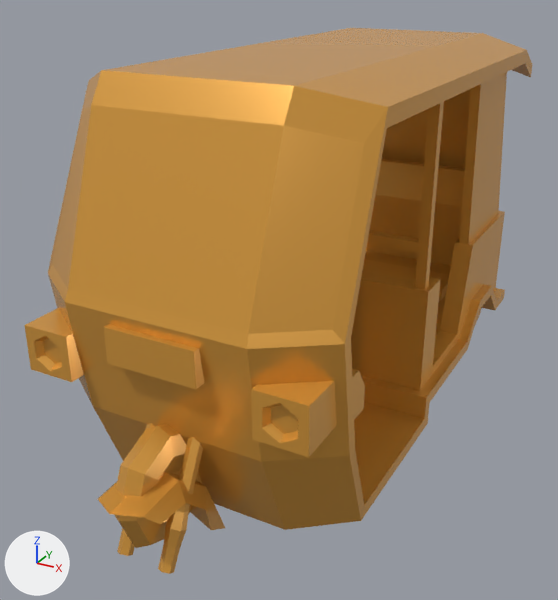
The glTF model models/ultimate-pack/low-poly-10/t/vehicles-rickshaw.glb, before and after one commit.
One viewpoint serves both versions: a camera (50 mm lens) standing at (1.61, -3.37, 2.14) and looking at (-0.08, -0.3, 0.61). The axes (+X, +Y, +Z) are drawn at lower left. The lights are the same throughout. The first picture is the older version. Where no turn or scale is listed for an object, it has been applied to the vertices.

The older version as bpy lines, for what is in view:
```python
mat_lowpoly_colors = principled_material('LOWPOLY-COLORS')
mat_lowpoly_colors.base_color = (0.8, 0.388, 0.0631)  # orange #e7a747
mat_lowpoly_colors.metallic = 0.4
mat_lowpoly_colors.roughness = 0.272
me_rickshaw_base = bpy.data.meshes.new('rickshaw-base')
me_rickshaw_base.from_pydata(...)  # 526 vertices, 893 faces; spans x -0.67..0.67, y -1.72..1.47, z -0.05..1.77
me_rickshaw_base.materials.append(mat_lowpoly_colors)  # orange #e7a747
me_rickshaw_wheel_f = bpy.data.meshes.new('rickshaw-wheel_F')
me_rickshaw_wheel_f.from_pydata(...)  # 58 vertices, 112 faces; spans x -0.078..0.078, y -0.262..0.262, z -0.262..0.262
me_rickshaw_wheel_f.materials.append(mat_lowpoly_colors)  # orange #e7a747
ob_rickshaw_base = bpy.data.objects.new('rickshaw-base', me_rickshaw_base)
ob_rickshaw_base.location = (0.017, 0.0, 0.0)
ob_rickshaw_wheel_f = bpy.data.objects.new('rickshaw-wheel_F', me_rickshaw_wheel_f)
ob_rickshaw_wheel_f.location = (0.0, -1.4, 0.263)
```
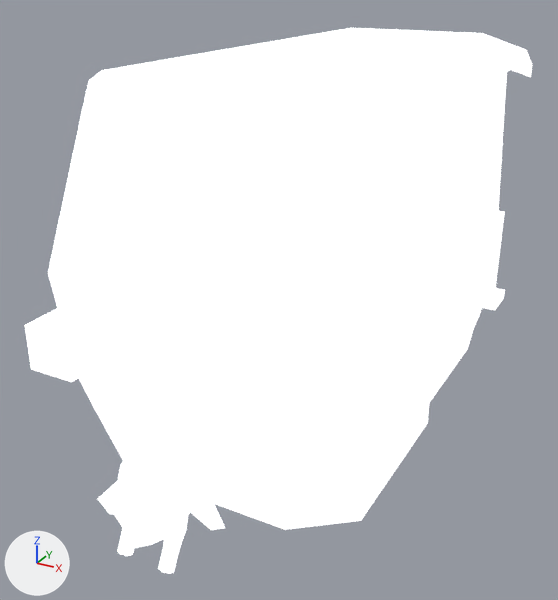
Where the change shows, as pixel boxes (x1, y1, x2, y2) in the pictures (558 x 600 px):
'rickshaw-base', recoloured, surface changed (orange to white): (24, 28, 532, 574) in both
'rickshaw-wheel_F', recoloured, surface changed (orange to white): (115, 424, 202, 548) in both
'rickshaw-wheel_B', recoloured, surface changed: (474, 308, 482, 327) in both

The change, as a diff of the scene's bpy script:
```diff
--- a/models/ultimate-pack/low-poly-10/t/vehicles-rickshaw.glb.py
+++ b/models/ultimate-pack/low-poly-10/t/vehicles-rickshaw.glb.py
@@ mat_lowpoly_colors @@
 mat_lowpoly_colors = principled_material('LOWPOLY-COLORS')
-mat_lowpoly_colors.base_color = (0.8, 0.388, 0.0631)  # orange #e7a747
-mat_lowpoly_colors.metallic = 0.4
-mat_lowpoly_colors.roughness = 0.272
+mat_lowpoly_colors.base_color = (1.0, 1.0, 1.0)  # white #ffffff
+mat_lowpoly_colors.roughness = 0.986
+mat_lowpoly_colors.emission_strength = 1.0
```
